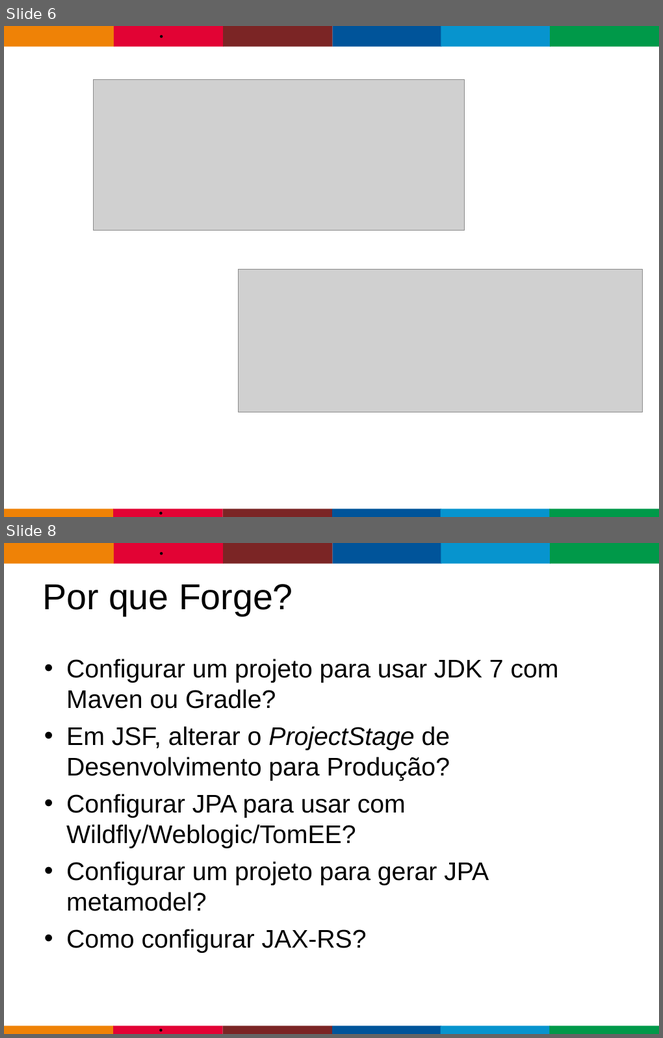
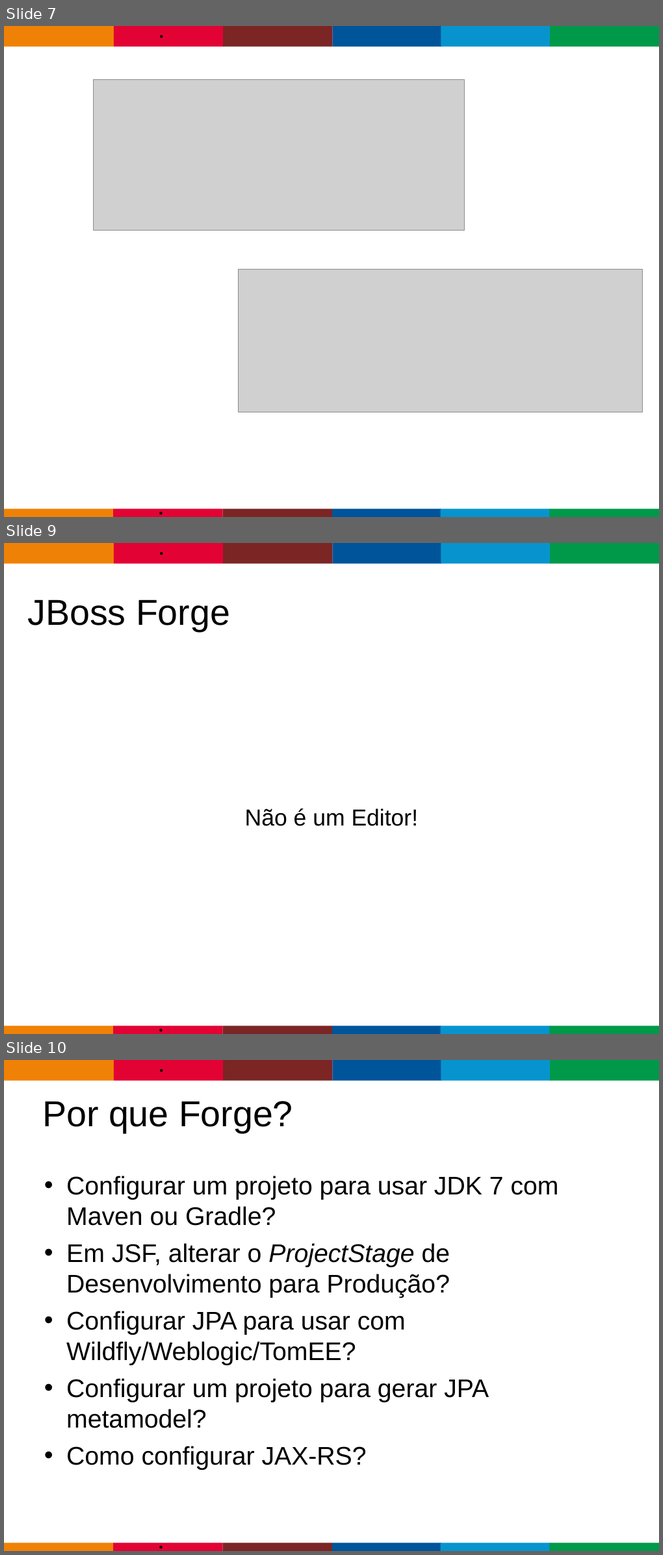
Before and after one commit to gastaldi/talks, a slide deck: Forge/TDC2014/TDC_2014-JBossForge.odp. Shown one above the other, each under a label of ours: slides 6 and 8 before the commit, slides 7, 9 and 10 after it; the slides between them are not shown. The pictures are 663x1038 and 663x1555 pixels, drawn with LibreOffice and Linux fonts; fonts in the diff are those of the drawing; grey boxes stand for pictures; background and template pictures are left out. Boxes give left, top, right and bottom in pixels: in the first picture for what was removed or moved away, otherwise in the second. Text is boxed around its words. In the diff, an @@ line names an element or a change of style, - is before the commit and + after.

```diff
--- a/Forge/TDC2014/TDC_2014-JBossForge.odp
+++ b/Forge/TDC2014/TDC_2014-JBossForge.odp
@@ slide 9 added at <box>4,543,659,1034</box>, background #FFFFFF; not listed: 13 template elements that a slide beside it also shows @@
@@ title added at <box>28,600,230,631</box>, 43.7 pt, text #000000 @@
+JBoss Forge
@@ subtitle added at <box>245,808,419,826</box>, 28 pt, text #000000 @@
+Não é um Editor!
@@ what was slide 6 is now slide 7 @@
@@ what was slide 8 is now slide 10 @@
```
Also in this commit, not shown: 5 slides changed, 2 other slides added.
